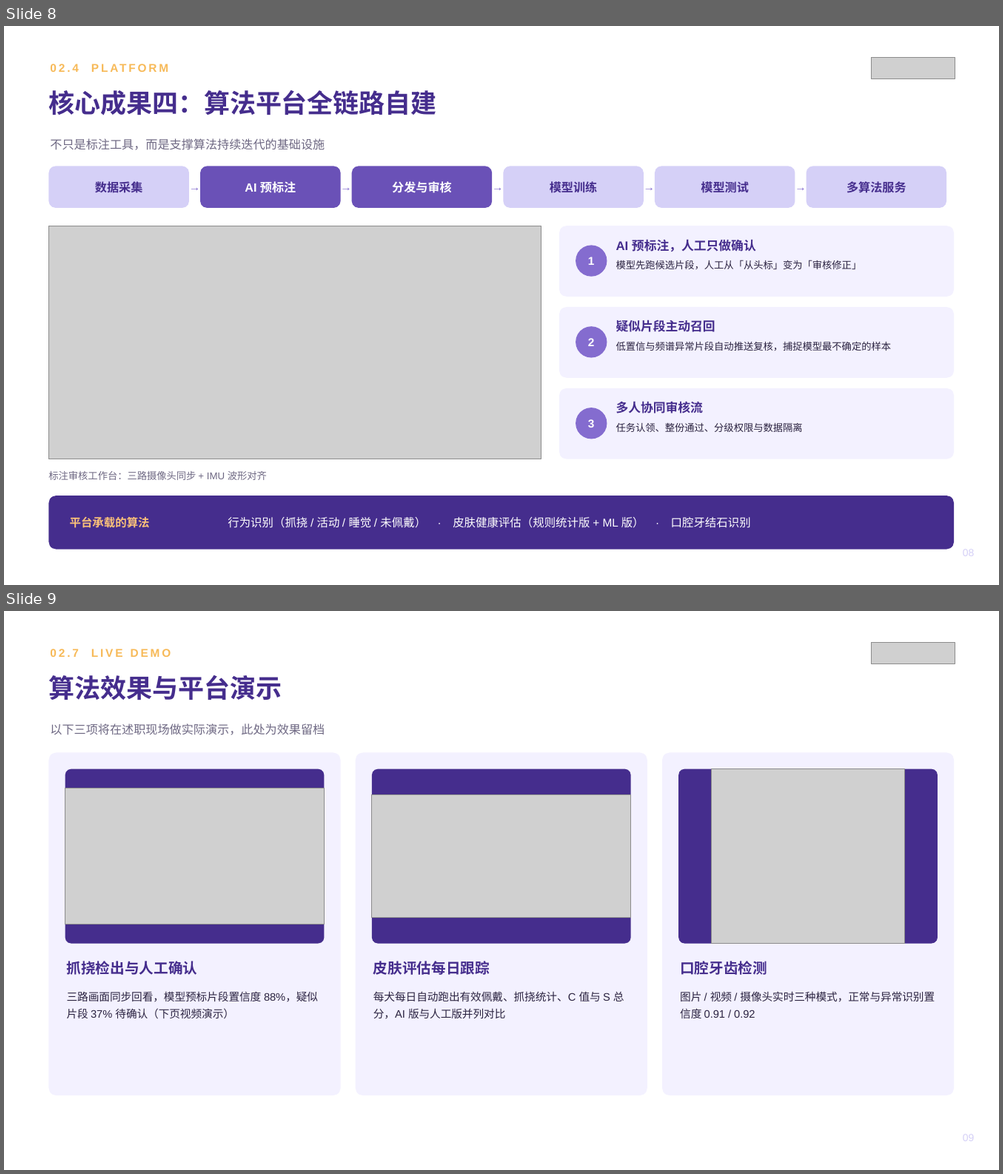
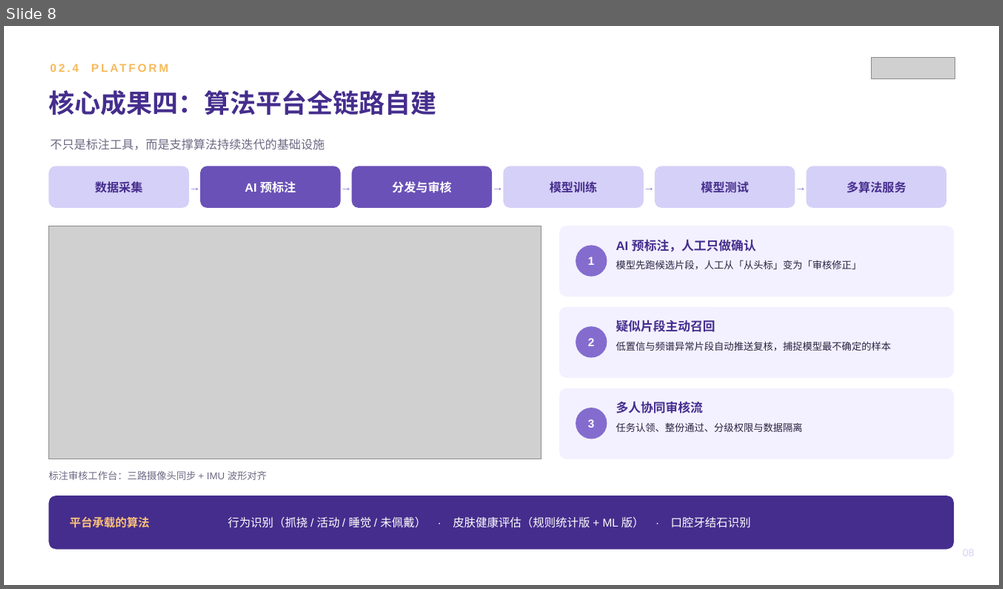
Before and after one commit to zhuyetuo/workplace_soft_skills, a slide deck: 转正述职/转正述职报告-Toky.pptx. Shown one above the other, each under a label of ours: slides 8 and 9 before the commit, slide 8 after it. The pictures are 1003x1174 and 1003x589 pixels, drawn with LibreOffice and Linux fonts; fonts in the diff are those of the drawing; grey boxes stand for pictures. Boxes give left, top, right and bottom in pixels: in the first picture for what was removed or moved away, otherwise in the second. Text is boxed around its words. In the diff, an @@ line names an element or a change of style, - is before the commit and + after.

```diff
--- a/转正述职/转正述职报告-Toky.pptx
+++ b/转正述职/转正述职报告-Toky.pptx
@@ slide 9 removed at <box>4,611,999,1170</box>, background #FFFFFF @@
@@ text removed at <box>50,649,171,657</box> @@
-02.7 LIVE DEMO
@@ picture removed at <box>871,642,955,664</box> @@
@@ text removed at <box>48,675,282,700</box> @@
-算法效果与平台演示
@@ text removed at <box>50,723,324,735</box> @@
-以下三项将在述职现场做实际演示，此处为效果留档
@@ rounded rectangle removed at <box>48,753,341,1096</box> @@
@@ rounded rectangle removed at <box>356,753,647,1096</box> @@
@@ rounded rectangle removed at <box>662,753,954,1096</box> @@
@@ rounded rectangle removed at <box>65,769,324,944</box> @@
@@ rounded rectangle removed at <box>372,769,631,944</box> @@
@@ rounded rectangle removed at <box>678,769,937,944</box> @@
@@ picture removed at <box>711,769,905,944</box> @@
@@ picture removed at <box>65,789,324,924</box> @@
@@ picture removed at <box>372,795,631,918</box> @@
@@ text removed at <box>67,961,198,975</box> @@
-抓挠检出与人工确认
@@ text removed at <box>373,961,489,975</box> @@
-皮肤评估每日跟踪
@@ text removed at <box>680,961,767,975</box> @@
-口腔牙齿检测
@@ text removed at <box>67,991,318,1019</box> @@
-三路画面同步回看，模型预标片段置信度 88%，疑似片段 37% 待确认（下页视频演示）
@@ text removed at <box>373,991,624,1019</box> @@
-每犬每日自动跑出有效佩戴、抓挠统计、C 值与 S 总分，AI 版与人工版并列对比
@@ text removed at <box>680,991,934,1019</box> @@
-图片 / 视频 / 摄像头实时三种模式，正常与异常识别置信度 0.91 / 0.92
@@ text removed at <box>962,1135,974,1142</box> @@
-09
```
Also in this commit, not shown: 9 slides changed, 1 other file.
